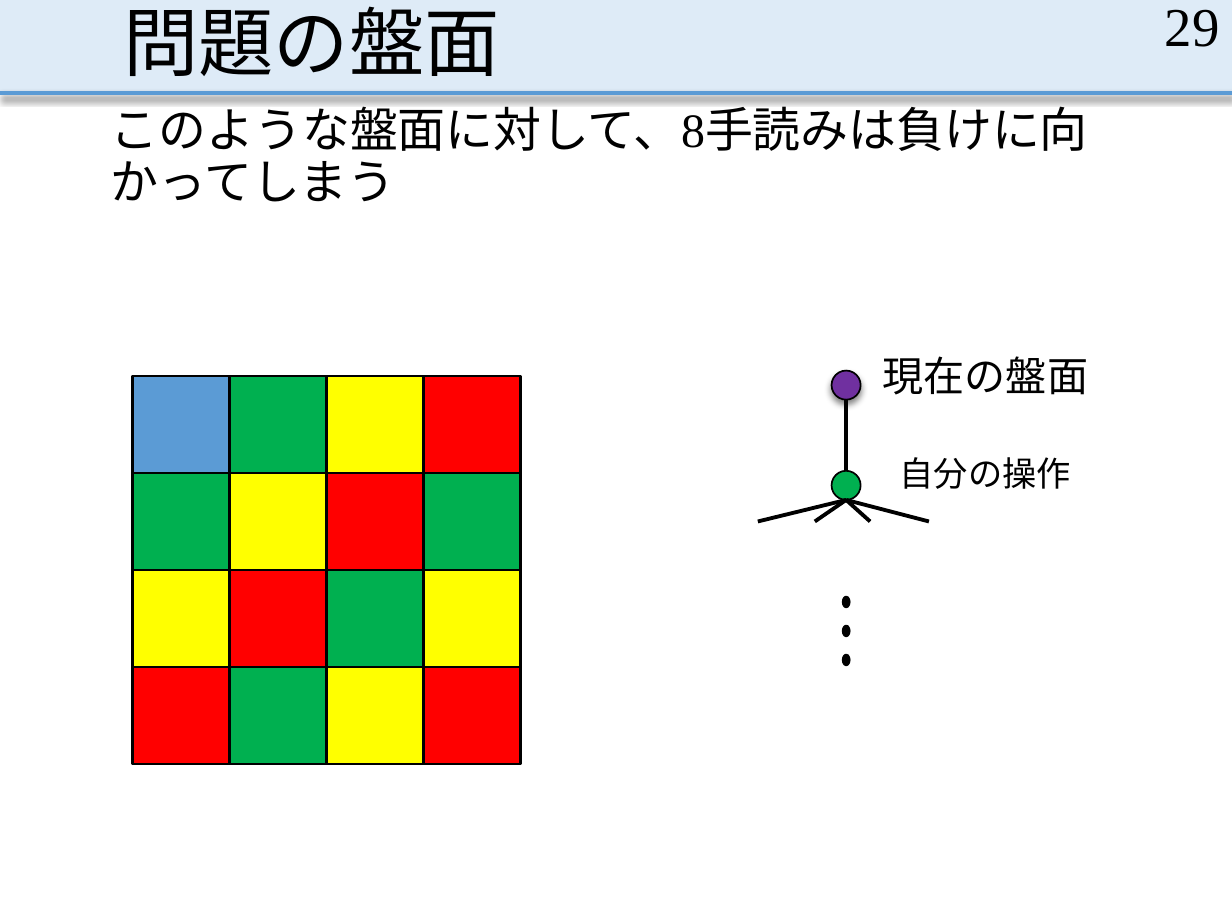
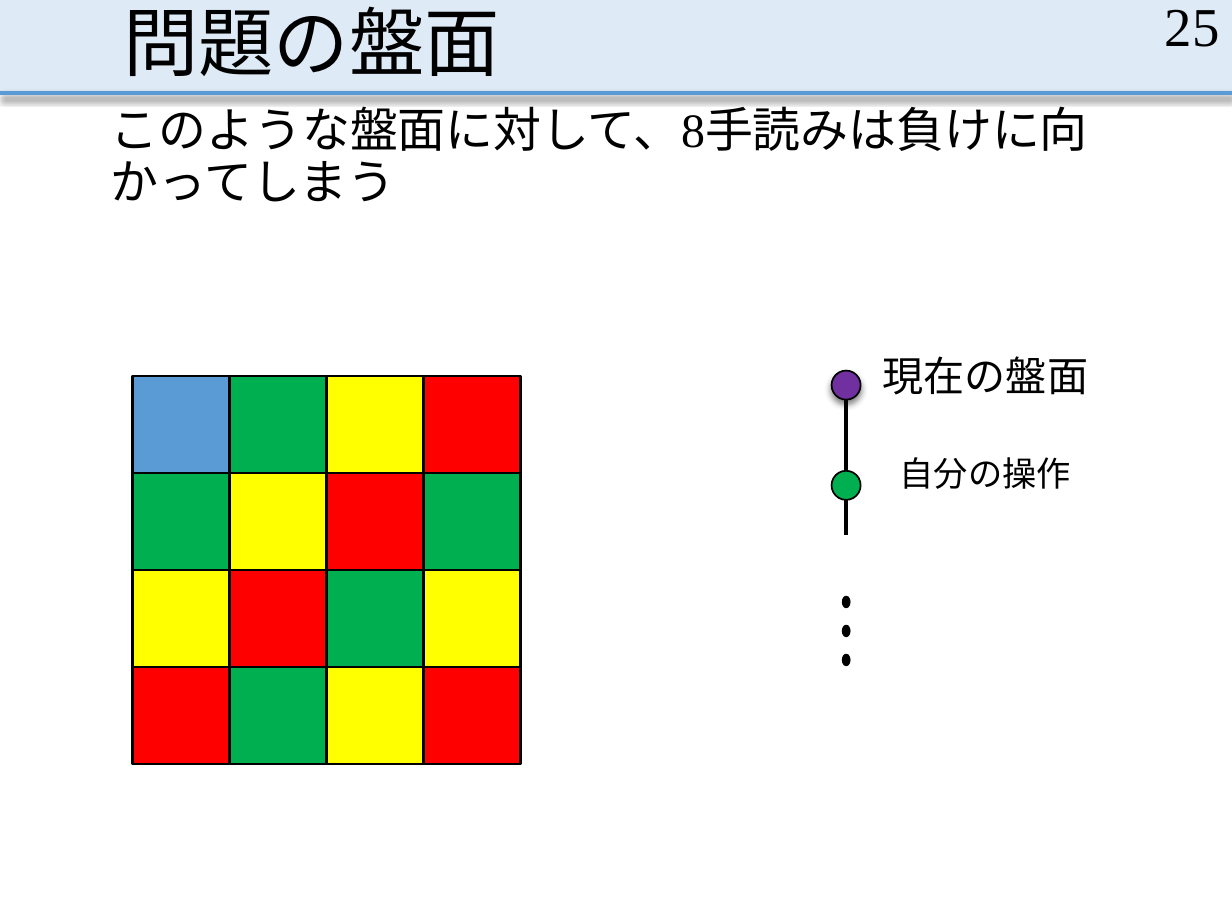
Before and after one commit to MasayaOda/SR, a slide deck: slide 25 of 中間発表1210.pptx (slide 29 before the commit). Drawn at 1232x924 pixels with LibreOffice and Linux fonts; fonts in the diff are those of the drawing. Boxes give left, top, right and bottom in pixels: in the first picture for what was removed or moved away, otherwise in the second. Text is boxed around its words. In the diff, an @@ line names an element or a change of style, - is before the commit and + after.

```diff
--- a/中間発表1210.pptx
+++ b/中間発表1210.pptx
@@ page number at (x1=1165, y1=9, x2=1220, y2=47): text changed @@
-29
+25
@@ line removed from (846, 500) to (758, 521) @@
@@ line removed from (846, 500) to (814, 521) @@
@@ line moved from (846, 500) - (870, 521) to (846, 500) - (846, 535) @@
@@ line removed from (846, 500) to (929, 521) @@
```
Also in this commit, not shown: 7 other slides changed, 3 slides added.
